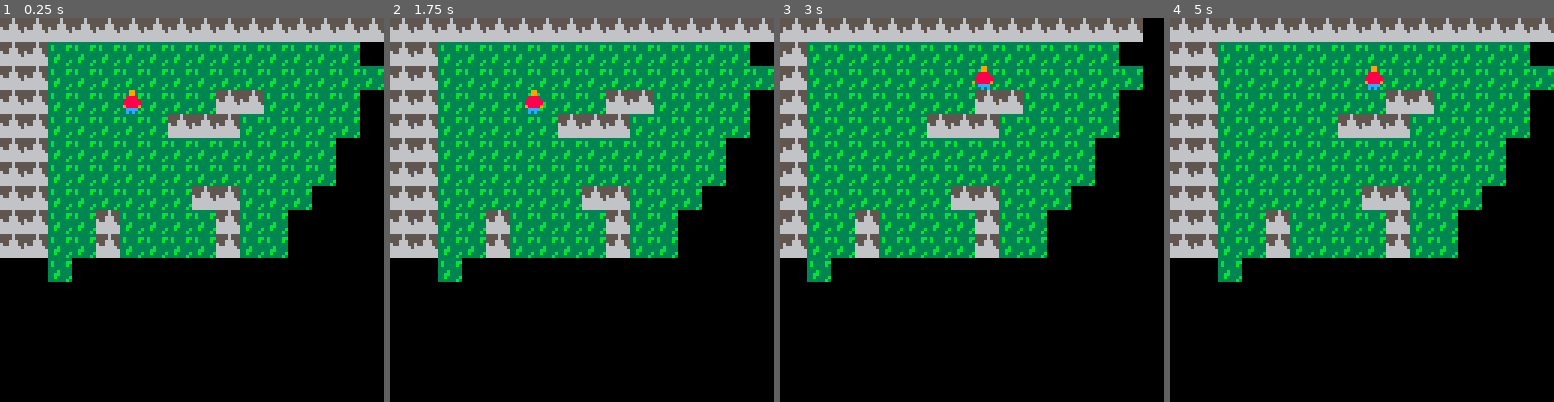
Above: before the commit, frames 1-4 (left to right).
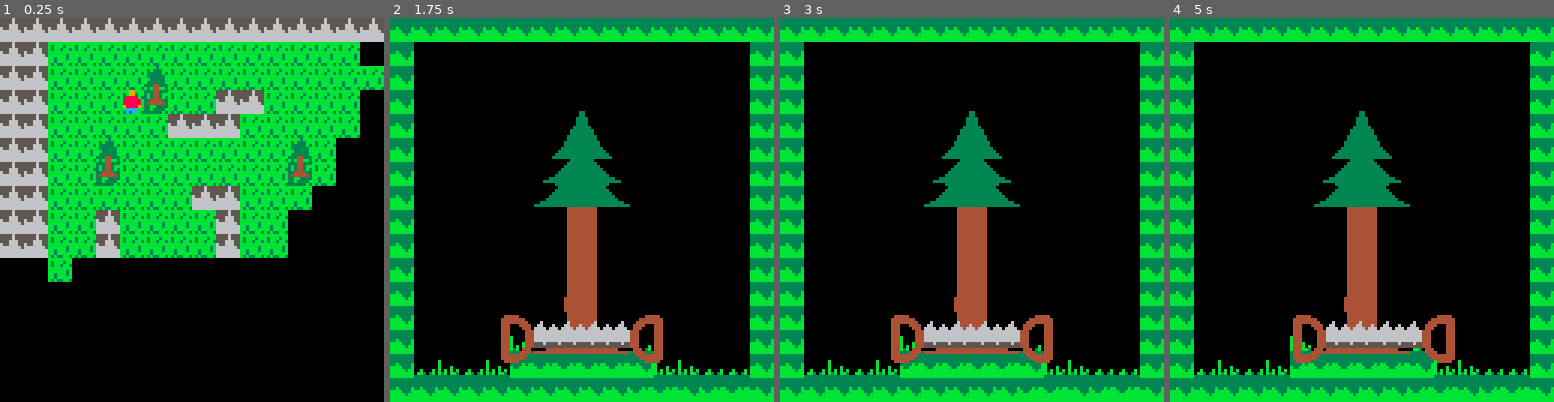
Above: after the commit, the same moments.

Repository: Fabi14/Auf-jeden-Fall
Game: PICO-8 cartridge ajf.p8
Same seed, same stepped clock (60 frames per second), same inputs: the game is played once before the commit and once after it.
Inputs:
- Up to frame 1 (0.25 s): no input
- Up to frame 2 (1.75 s): tap O (Z key) at 0.7, 1.7 s; hold Right from 1.6 s (still down)
- Up to frame 3 (3 s): release Right at 2.1 s; tap O (Z key) at 2.1, 2.5, 2.9 s; hold Up 2.15-2.42 s; hold Right from 2.47 s (still down)
- Up to frame 4 (5 s): release Right at 3.03 s; hold Left 3.08-3.58 s; tap O (Z key) every 0.4 s from 3.3 to 4.9 s; hold Down 3.63-3.97 s; hold Right 4.02-4.68 s; hold Up from 4.73 s (still down)

The runs differ from the first frame. In frame 1, 28% of the frame differs, in the area x 12-100%, y 6-69%; in frame 2, 75%; in frame 3, 73%; in frame 4, 75%, in the area x 0-100%, y 0-100%.

Commit message:
add iso_trees

Diff:
--- a/ajf.p8
+++ b/ajf.p8
@@ -2,6 +2,9 @@
 version 42
 __lua__
 debug = ""
+sprites={iso_tree =72}
+
+
 mode_2d_saw=0
 mode_2d_falling=1
 mode_iso=2
@@ -28,8 +31,17 @@
 end
 
 map_collide = function (p1,p2)
-
-    return (fget(mget(p1.x/8,p1.y/8))&1)==1 or(fget(mget(p2.x/8,p2.y/8))&1)==1
+    c=function (flag)
+        return (fget(mget(p1.x/8,p1.y/8))&flag)==flag or(fget(mget(p2.x/8,p2.y/8))&flag)==flag
+    end
+
+    if c(1) then
+        return true
+    elseif c(2) then
+       mode = mode_2d_saw
+       return false
+    end
+    return false
 end
 
 create_player = function (x,y,sprite,t)
@@ -107,6 +119,8 @@
     saw,tree = create_saw(),create_tree()
 
     go_iso ={player = create_player(5*8,20*8,68,20)}
+
+    tree_positions ={vec(4,22),vec(6,19),vec(12,22)}
 end
 -->8
 --draw
@@ -118,7 +132,11 @@
         camera_toPlayer(go_iso.player)
         map(0,0,0,0)
         go_iso.player:draw()
-
+        --iso_tree
+        foreach(tree_positions,function(v)
+            spr(sprites.iso_tree,v.x*8,v.y*8)
+        end)
+       -- spr(sprites.iso_tree,tree_positions[0].x*8,tree_positions[0].y*8)
         camera(0,0)
     else
         map(0,0,0,0,16,16)
@@ -178,22 +196,22 @@
 00000000000000000000000000000000333333333333333300000000000033333333333333333333333300000000004444444444444444444400000000000000
 00000000000000000000000000000003333333333333333330000000003333333333333333333333333333000000444444444444444444444444000000000000
 00000000000000000000000000000033333333333333333333000000333333333333333333333333333333334444444444444444444444444444444400000000
-000000ffff0000000000000000000000000990000009900033333333555565550000000000000000000000000000000000000000000000000000000000000000
-00000f0000f00000000000000000000000099000000990003b3333bb555565550000000000000000000000000000000000000000000000000000000000000000
-0000f000000f0000000000000000000000888800008888003b3333b3555666550000000000000000000000000000000000000000000000000000000000000000
-0000f000000f00000000000000000000088888800888888033333333655666550000000000000000000000000000000000000000000000000000000000000000
-0000f000000f000000000000000000000888888008888880333b3333666666650000000000000000000000000000000000000000000000000000000000000000
-0000f000000f00000000000000000000098888909088889033bb3333666666660000000000000000000000000000000000000000000000000000000000000000
-00000f0000f00000000000000000000000cccc0000cccc0033b3333b666666660000000000000000000000000000000000000000000000000000000000000000
-000000ffff000000000000000000000000c0c000000c0c00333333b3666666660000000000000000000000000000000000000000000000000000000000000000
-0000000ff00000000000000000000000000000000000000000000000000000000000000000000000000000000000000000000000000000000000000000000000
-0000000ff00000000000000000000000000000000000000000000000000000000000000000000000000000000000000000000000000000000000000000000000
-0000000ff00000000000000000000000000000000000000000000000000000000000000000000000000000000000000000000000000000000000000000000000
-0000000ff00000000000000000000000000000000000000000000000000000000000000000000000000000000000000000000000000000000000000000000000
-0000000ff00000000000000000000000000000000000000000000000000000000000000000000000000000000000000000000000000000000000000000000000
-0000000ff00000000000000000000000000000000000000000000000000000000000000000000000000000000000000000000000000000000000000000000000
-0000000ff00000000000000000000000000000000000000000000000000000000000000000000000000000000000000000000000000000000000000000000000
-0000000ff00000000000000000000000000000000000000000000000000000000000000000000000000000000000000000000000000000000000000000000000
+000000ffff00000000000000000000000009900000099000bbbbbbbb555565550000300000000000000000000000000000000000000000000000000000000000
+00000f0000f0000000000000000000000009900000099000b3bbb3bb555565550003330000000000000000000000000000000000000000000000000000000000
+0000f000000f000000000000000000000088880000888800b3bb3bb3555666550033330000000000000000000000000000000000000000000000000000000000
+0000f000000f000000000000000000000888888008888880bbbbbbbb655666550333333000000000000000000000000000000000000000000000000000000000
+0000f000000f000000000000000000000888888008888880bbbbbb3b666666650033330000000000000000000000000000000000000000000000000000000000
+0000f000000f000000000000000000000988889090888890bb3bbb3b666666660333333000000000000000000000000000000000000000000000000000000000
+00000f0000f00000000000000000000000cccc0000cccc00bb3bbbbb666666663334433300000000000000000000000000000000000000000000000000000000
+000000ffff000000000000000000000000c0c000000c0c00b3b33bb3666666660004400000000000000000000000000000000000000000000000000000000000
+0000000ff00000000000000000000000000000000000000000000000000000003334433300000000000000000000000000000000000000000000000000000000
+0000000ff00000000000000000000000000000000000000000000000000000003b3443bb00000000000000000000000000000000000000000000000000000000
+0000000ff00000000000000000000000000000000000000000000000000000003b3443b300000000000000000000000000000000000000000000000000000000
+0000000ff00000000000000000000000000000000000000000000000000000003344443300000000000000000000000000000000000000000000000000000000
+0000000ff00000000000000000000000000000000000000000000000000000003444444300000000000000000000000000000000000000000000000000000000
+0000000ff000000000000000000000000000000000000000000000000000000033bb333300000000000000000000000000000000000000000000000000000000
+0000000ff000000000000000000000000000000000000000000000000000000033b3333b00000000000000000000000000000000000000000000000000000000
+0000000ff0000000000000000000000000000000000000000000000000000000333333b300000000000000000000000000000000000000000000000000000000
 0000000ff00000000000000000000000000000000000000000000000000000000000000000000000000000000000000000000000000000000000000000000000
 0000000fff0000000000000000000000000000000000000000000000000000000000000000000000000000000000000000000000000000000000000000000000
 0000000f00ff00000000000000000000000000000000000000000000000000000000000000000000000000000000000000000000000000000000000000000000
@@ -203,7 +221,7 @@
 008000000000f0000000000000000000000000000000000000000000000000000000000000000000000000000000000000000000000000000000000000000000
 00800000000088800000000000000000000000000000000000000000000000000000000000000000000000000000000000000000000000000000000000000000
 __gff__
-0000000000000000000000000000000000000000000000000000000000000000000000000000000000000000000000000000000000000000000000000000000000000000000000010000000000000000000000000000000000000000000000000000000000000000000000000000000000000000000000000000000000000000
+0000000000000000000000000000000000000000000000000000000000000000000000000000000000000000000000000000000000000000000000000000000000000000000000010000000000000000000000000000000002000000000000000000000000000000000000000000000000000000000000000000000000000000
 0000000000000000000000000000000000000000000000000000000000000000000000000000000000000000000000000000000000000000000000000000000000000000000000000000000000000000000000000000000000000000000000000000000000000000000000000000000000000000000000000000000000000000
 __map__
 1a1a1a1a1a1a1a1a1a1a1a1a1a1a1a1a00000000000000000000000000000000000000000000000000000000000000000000000000000000000000000000000000000000000000000000000000000000000000000000000000000000000000000000000000000000000000000000000000000000000000000000000000000000
@@ -226,10 +244,10 @@
 4747474747474747474747474747474700000000000000000000000000000000000000000000000000000000000000000000000000000000000000000000000000000000000000000000000000000000000000000000000000000000000000000000000000000000000000000000000000000000000000000000000000000000
 4747464646464646464646464646460000000000000000000000000000000000000000000000000000000000000000000000000000000000000000000000000000000000000000000000000000000000000000000000000000000000000000000000000000000000000000000000000000000000000000000000000000000000
 4747464646464646464646464646464600000000000000000000000000000000000000000000000000000000000000000000000000000000000000000000000000000000000000000000000000000000000000000000000000000000000000000000000000000000000000000000000000000000000000000000000000000000
-4747464646464646464747464646460000000000000000000000000000000000000000000000000000000000000000000000000000000000000000000000000000000000000000000000000000000000000000000000000000000000000000000000000000000000000000000000000000000000000000000000000000000000
+4747464646465846464747464646460000000000000000000000000000000000000000000000000000000000000000000000000000000000000000000000000000000000000000000000000000000000000000000000000000000000000000000000000000000000000000000000000000000000000000000000000000000000
 4747464646464647474746464646460000000000000000000000000000000000000000000000000000000000000000000000000000000000000000000000000000000000000000000000000000000000000000000000000000000000000000000000000000000000000000000000000000000000000000000000000000000000
 4747464646464646464646464646000000000000000000000000000000000000000000000000000000000000000000000000000000000000000000000000000000000000000000000000000000000000000000000000000000000000000000000000000000000000000000000000000000000000000000000000000000000000
-4747464646464646464646464646000000000000000000000000000000000000000000000000000000000000000000000000000000000000000000000000000000000000000000000000000000000000000000000000000000000000000000000000000000000000000000000000000000000000000000000000000000000000
+4747464658464646464646465846000000000000000000000000000000000000000000000000000000000000000000000000000000000000000000000000000000000000000000000000000000000000000000000000000000000000000000000000000000000000000000000000000000000000000000000000000000000000
 4747464646464646474746464600000000000000000000000000000000000000000000000000000000000000000000000000000000000000000000000000000000000000000000000000000000000000000000000000000000000000000000000000000000000000000000000000000000000000000000000000000000000000
 4747464647464646464746460000000000000000000000000000000000000000000000000000000000000000000000000000000000000000000000000000000000000000000000000000000000000000000000000000000000000000000000000000000000000000000000000000000000000000000000000000000000000000
 4747464647464646464746460000000000000000000000000000000000000000000000000000000000000000000000000000000000000000000000000000000000000000000000000000000000000000000000000000000000000000000000000000000000000000000000000000000000000000000000000000000000000000
